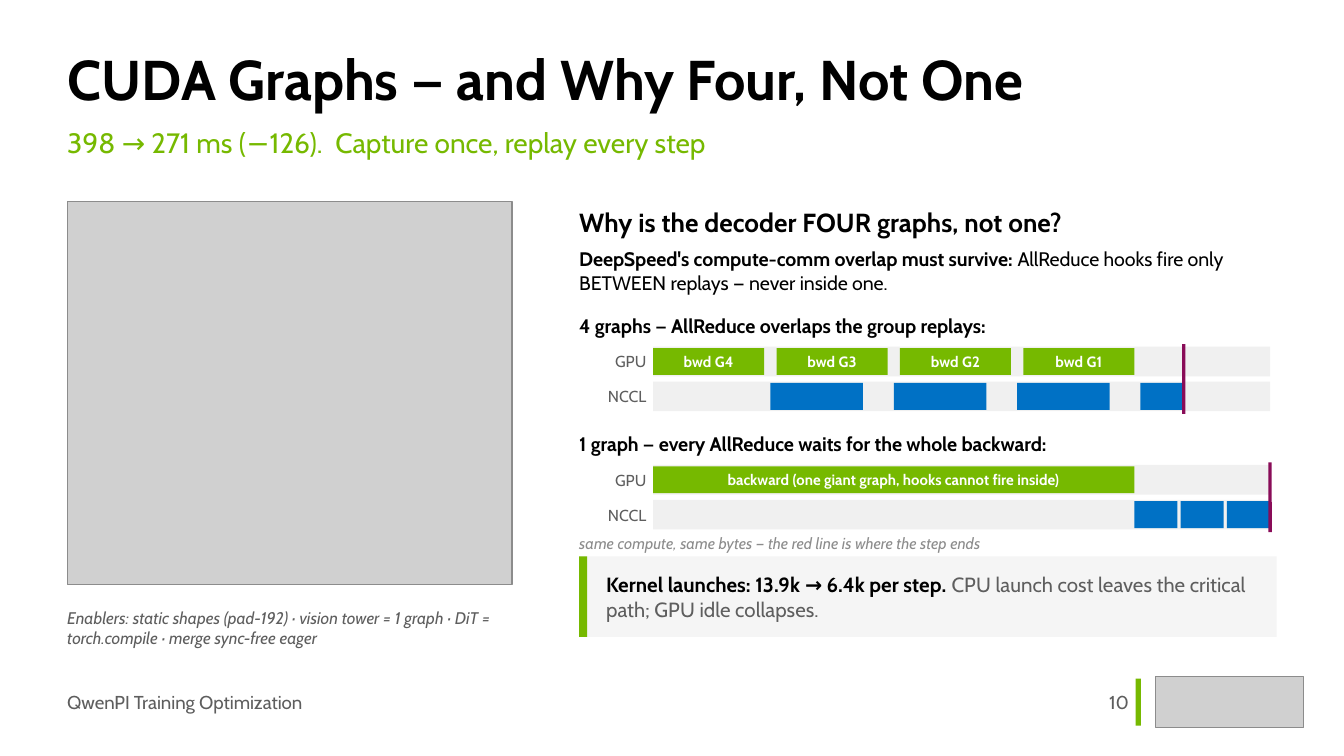
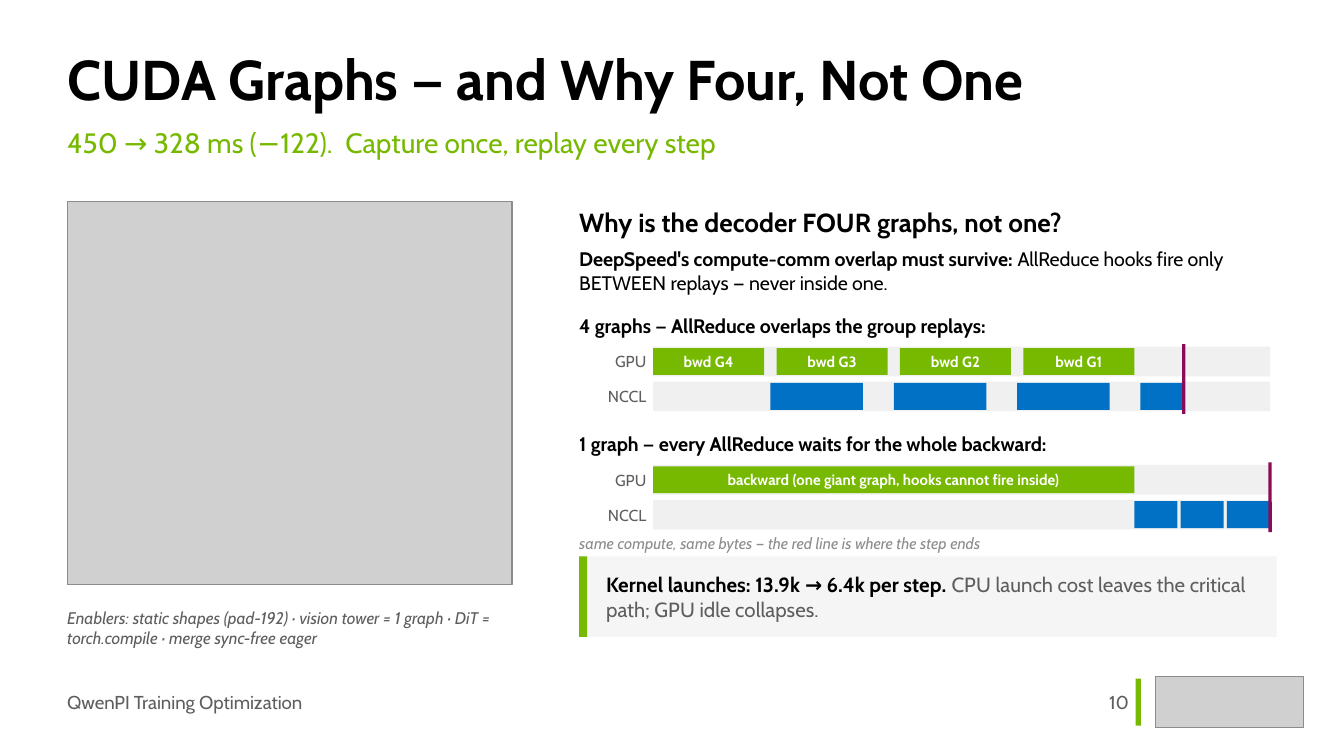
Before and after one commit to Holworth/starVLA, a slide deck: slide 10 of docs/slides/qwenpi-optimization.pptx. Drawn at 1344x756 pixels with LibreOffice and Linux fonts; fonts in the diff are those of the drawing; grey boxes stand for pictures. Boxes give left, top, right and bottom in pixels: in the first picture for what was removed or moved away, otherwise in the second. Text is boxed around its words. In the diff, an @@ line names an element or a change of style, - is before the commit and + after.

Commit message:
docs(slides): period-basis accounting deck-wide; AllGather-exposed closing timeline; 1000-step loss A/B

```diff
--- a/docs/slides/qwenpi-optimization.pptx
+++ b/docs/slides/qwenpi-optimization.pptx
@@ text at box(67, 132, 716, 160): text changed @@
-398 → 271 ms (−126). Capture once, replay every step
+450 → 328 ms (−122). Capture once, replay every step
```
Also in this commit, not shown: 6 other slides changed, 1 slide added, 1 slide removed, 1 other file.
